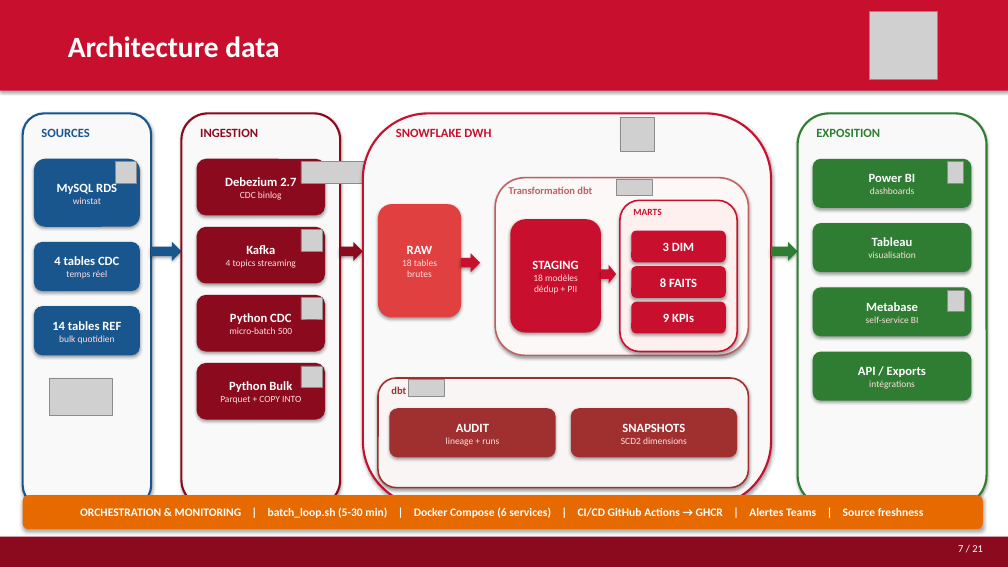
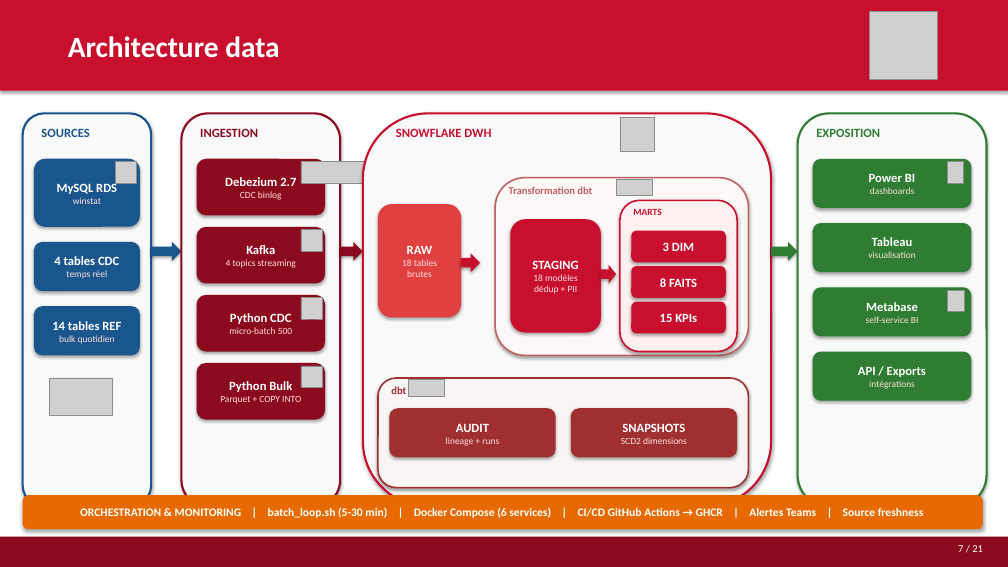
Before and after one commit to auganmadet/MediCore, a slide deck: slide 7 of docs/MediCore_Presentation.pptx. Drawn at 1008x567 pixels with LibreOffice and Linux fonts; fonts in the diff are those of the drawing; grey boxes stand for pictures; background and template pictures are left out. Boxes give left, top, right and bottom in pixels: in the first picture for what was removed or moved away, otherwise in the second. Text is boxed around its words. In the diff, an @@ line names an element or a change of style, - is before the commit and + after.

Commit message:
fix: corriger 9 KPIs → 15 KPIs dans la présentation et CLAUDE.md

```diff
--- a/docs/MediCore_Presentation.pptx
+++ b/docs/MediCore_Presentation.pptx
@@ text in rounded rectangle at <box>660,313,697,322</box>: text changed @@
-9 KPIs
+15 KPIs
```
Also in this commit, not shown: 2 other slides changed, 2 other files.
